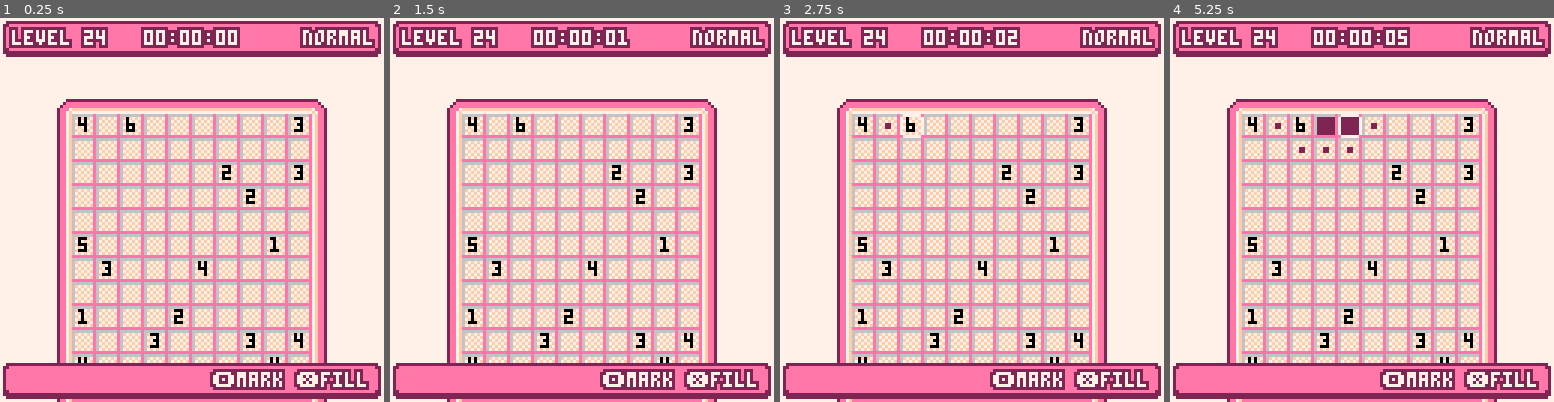
Above: before the commit, frames 1-4 (left to right).
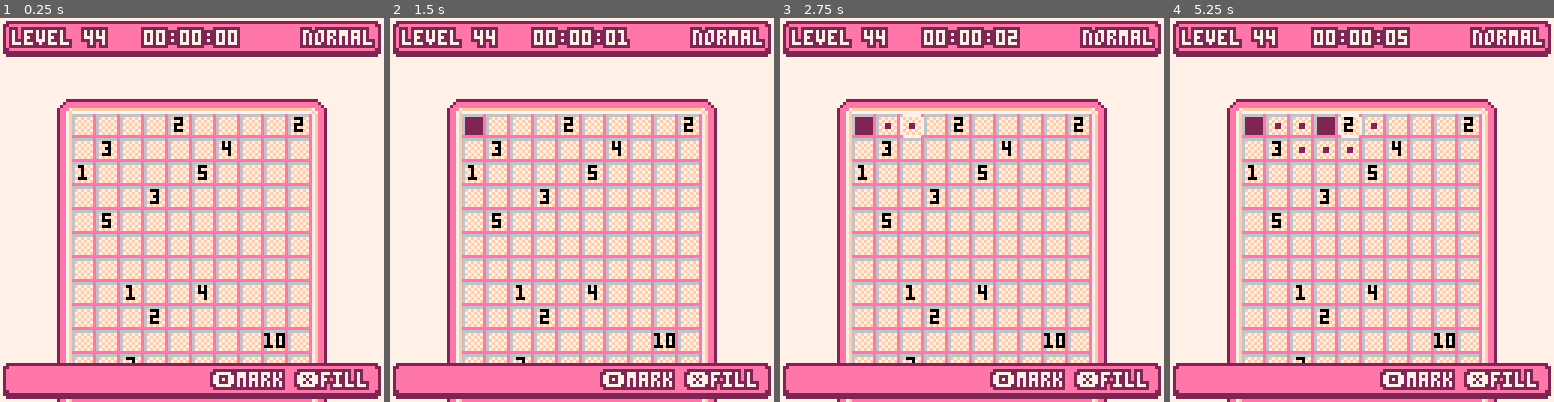
Above: after the commit, the same moments.

Repository: SagePtr/pico-nurikabe
Game: PICO-8 cartridge nurikabe.p8
The game is run twice, just before and just after one commit, with the same random seed, the same clock (stepped at 60 frames per second) and the same inputs.
Inputs:
- Up to frame 1 (0.25 s): no input
- Up to frame 2 (1.5 s): tap X (X key) at 0.33, 1.07 s; tap O (Z key) at 0.7 s
- Up to frame 3 (2.75 s): hold Right 1.6-2.1 s; tap O (Z key) at 1.7, 2.1, 2.5 s; tap X (X key) at 1.85 s; hold Up 2.15-2.42 s; hold Right from 2.47 s (still down)
- Up to frame 4 (5.25 s): tap O (Z key) every 0.4 s from 2.9 to 4.9 s; tap X (X key) at 2.97, 4.08, 5.2 s; release Right at 3.03 s; hold Left 3.08-3.58 s; hold Down 3.63-3.97 s; hold Right 4.02-4.68 s; hold Up 4.73-5.03 s; hold Left from 5.08 s (still down)

The runs differ from the first frame. In frame 1, 1.7% of the frame differs, in the area x 20-79%, y 3-90%; in frame 2, 1.9%; in frame 3, 1.9%; in frame 4, 2.0%, in the area x 19-79%, y 3-90%.

Commit message:
More levels

Diff:
--- a/nurikabe.p8
+++ b/nurikabe.p8
@@ -322,6 +322,147 @@
     width = 10,
     height = 18,
     islands = {0, 4, 1, 6, 6, 3, 16, 2, 2, 3, 7, 2, 12, 5, 7, 1, 2, 3, 3, 4, 14, 1, 3, 2, 8, 3, 3, 3, 1, 4, 0, 4, 7, 4, 3, 2, 12, 3, 6, 3, 1, 4, 14, 2, 0, 4, 7, 3, 5, 1, 7, 1, 5, 4},
+    solution = {}
+  },
+  {
+    diff = diff_normal,
+    width = 10,
+    height = 18,
+    islands = {6, 4, 2, 4, 1, 4, 5, 4, 4, 4, 1, 4, 5, 4, 21, 4, 5, 4, 15, 4, 10, 4, 13, 4, 3, 4, 6, 4, 3, 4, 2, 4, 12, 4, 30, 4, 4, 4, 5, 4, 5, 4},
+    solution = {}
+  },
+  {
+    diff = diff_normal,
+    width = 10,
+    height = 18,
+    islands = {10, 3, 2, 3, 5, 4, 2, 2, 12, 2, 1, 4, 1, 3, 13, 3, 6, 4, 12, 5, 11, 4, 2, 3, 1, 4, 6, 4, 3, 3, 14, 2, 6, 2, 15, 3, 3, 3, 4, 2, 5, 2, 1, 3, 13, 5, 1, 3, 4, 3},
+    solution = {}
+  },
+  {
+    diff = diff_normal,
+    width = 10,
+    height = 18,
+    islands = {2, 4, 5, 1, 2, 4, 22, 3, 4, 2, 7, 7, 2, 3, 10, 2, 2, 7, 12, 2, 17, 1, 4, 3, 2, 3, 3, 1, 3, 2, 2, 5, 4, 5, 15, 2, 3, 2, 2, 5, 17, 3, 2, 2, 13, 3, 1, 5},
+    solution = {}
+  },
+  {
+    diff = diff_normal,
+    width = 10,
+    height = 18,
+    islands = {24, 4, 1, 2, 6, 5, 3, 4, 3, 1, 3, 1, 3, 1, 3, 5, 3, 5, 2, 6, 3, 2, 1, 3, 38, 4, 7, 1, 3, 3, 2, 4, 4, 3, 7, 3, 3, 3, 7, 14, 17, 3},
+    solution = {}
+  },
+  {
+    diff = diff_normal,
+    width = 10,
+    height = 18,
+    islands = {10, 4, 5, 4, 13, 1, 5, 4, 13, 4, 5, 7, 5, 4, 5, 2, 4, 3, 5, 3, 5, 3, 8, 2, 5, 4, 5, 1, 4, 8, 5, 3, 5, 1, 5, 1, 13, 5, 5, 4, 13, 4, 5, 4},
+    solution = {}
+  },
+  {
+    diff = diff_normal,
+    width = 10,
+    height = 18,
+    islands = {1, 3, 12, 10, 19, 2, 10, 1, 6, 6, 6, 7, 0, 5, 16, 3, 4, 2, 10, 10, 2, 4, 5, 9, 4, 5, 15, 3, 19, 2, 8, 4, 26, 6},
+    solution = {}
+  },
+  {
+    diff = diff_normal,
+    width = 10,
+    height = 18,
+    islands = {2, 7, 4, 2, 5, 3, 4, 1, 3, 2, 4, 5, 34, 4, 2, 4, 2, 3, 4, 2, 2, 1, 2, 5, 12, 2, 4, 2, 3, 7, 4, 3, 5, 6, 4, 2, 34, 2, 2, 3, 2, 4, 4, 7, 2, 2, 2, 2},
+    solution = {}
+  },
+  {
+    diff = diff_normal,
+    width = 10,
+    height = 18,
+    islands = {10, 8, 7, 1, 2, 4, 5, 2, 14, 4, 5, 2, 4, 1, 2, 4, 2, 4, 5, 4, 18, 4, 10, 5, 18, 3, 5, 7, 2, 5, 2, 2, 4, 1, 5, 3, 14, 3, 5, 5, 2, 4, 7, 2},
+    solution = {}
+  },
+  {
+    diff = diff_normal,
+    width = 10,
+    height = 18,
+    islands = {
+      3, 4, 2, 5, 5, 2, 14, 4, 1, 3, 2, 3, 12, 2, 5, 5, 2, 4, 5, 4, 5, 3, 1, 5, 42, 4, 1, 5, 10, 2, 4, 2, 6, 2, 4, 3, 14, 3, 5, 2, 5, 4, 8, 5},
+    solution = {}
+  },
+  {
+    diff = diff_normal,
+    width = 10,
+    height = 18,
+    islands = {2, 9, 4, 3, 1, 2, 3, 5, 11, 1, 10, 4, 5, 3, 1, 5, 22, 2, 7, 4, 4, 1, 7, 3, 2, 3, 7, 4, 4, 2, 7, 2, 22, 4, 1, 4, 5, 4, 10, 3, 11, 2, 3, 6, 1, 2, 4, 3},
+    solution = {}
+  },
+  {
+    diff = diff_normal,
+    width = 10,
+    height = 18,
+    islands = {3, 5, 6, 4, 4, 4, 13, 5, 0, 7, 6, 5, 5, 4, 11, 1, 17, 3, 5, 5, 22, 3, 4, 7, 6, 2, 11, 5, 11, 1, 1, 6, 1, 2, 2, 2, 5, 4, 7, 3, 17, 4},
+    solution = {}
+  },
+  {
+    diff = diff_normal,
+    width = 10,
+    height = 18,
+    islands = {1, 3, 2, 3, 3, 3, 3, 3, 12, 2, 17, 3, 5, 2, 10, 4, 4, 3, 1, 6, 8, 1, 3, 3, 1, 3, 14, 4, 1, 1, 3, 4, 8, 2, 1, 5, 4, 4, 10, 1, 5, 3, 17, 3, 12, 2, 3, 4, 3, 4, 2, 6},
+    solution = {}
+  },
+  {
+    diff = diff_normal,
+    width = 10,
+    height = 18,
+    islands = {1, 4, 10, 5, 6, 7, 16, 5, 5, 6, 22, 6, 7, 2, 6, 3, 18, 2, 2, 8, 11, 2, 15, 3, 4, 12, 3, 11, 10, 3, 4, 1, 13, 3, 1, 3},
+    solution = {}
+  },
+  {
+    diff = diff_normal,
+    width = 10,
+    height = 18,
+    islands = {3, 6, 5, 4, 1, 5, 20, 11, 8, 5, 1, 4, 29, 3, 5, 2, 6, 3, 8, 3, 18, 7, 8, 5, 4, 2, 7, 1, 3, 4, 11, 3, 1, 5, 5, 13},
+    solution = {}
+  },
+  {
+    diff = diff_normal,
+    width = 10,
+    height = 18,
+    islands = {4, 4, 1, 4, 14, 4, 5, 1, 1, 3, 4, 5, 5, 3,15, 1, 2, 4, 7, 7, 15, 4, 15, 4, 5, 4, 10, 2, 4, 7, 10, 7, 14, 4, 5, 3, 2, 4, 7, 6, 7, 2},
+    solution = {}
+  },
+  {
+    diff = diff_normal,
+    width = 10,
+    height = 18,
+    islands = {0, 3, 8, 6, 2, 3, 16, 4, 3, 3, 14, 3, 5, 8, 5, 3, 5, 2, 12, 4, 0, 1, 3, 2, 10, 7, 3, 4, 0, 2, 12, 2, 5, 5, 5, 1, 5, 4, 14, 3, 3, 2, 16, 6, 2, 1, 8, 3},
+    solution = {}
+  },
+  {
+    diff = diff_normal,
+    width = 10,
+    height = 18,
+    islands = {0, 4,4, 5, 6, 1, 4, 1, 6, 1, 4, 2, 13, 3, 4, 4, 1, 2, 4, 6, 6, 1, 4, 1, 11, 3, 1, 4, 16, 1, 1, 5, 11, 3, 4, 5, 6, 3, 4, 4, 1, 4, 4, 3, 13, 2, 4, 2, 6, 2, 4, 1, 6, 2, 4, 2},
+    solution = {}
+  },
+  {
+    diff = diff_normal,
+    width = 10,
+    height = 18,
+    islands = {4, 5, 7, 4, 11, 2, 1, 3, 5, 2, 6, 4, 0, 3, 5, 1, 7, 4, 4, 2, 0, 3, 13, 4, 2, 3, 2, 3, 1, 2, 14, 4, 15, 3, 1, 3, 11, 3, 1, 4, 12, 5, 1, 2, 20, 2, 1, 5, 2, 2, 1, 4},
+    solution = {}
+  },
+  {
+    diff = diff_normal,
+    width = 10,
+    height = 18,
+    islands = {12, 7, 1, 1, 3, 5, 6, 3, 5, 4, 7, 2, 6, 2, 5, 2, 10, 1, 4, 3, 3, 2, 4, 3, 1, 2, 13, 1, 15, 6, 4, 7, 1, 8, 14, 1, 1, 6, 3, 2, 2, 8, 11, 1, 13, 4},
+    solution = {}
+  },
+  {
+    diff = diff_normal,
+    width = 10,
+    height = 18,
+    islands = {4, 2, 4, 2, 1, 3, 4, 4, 3, 1, 4, 5, 7, 3, 7, 5, 30, 1, 2, 4, 7, 2, 14, 10, 3, 3, 15, 2, 2, 2, 3, 4, 3, 4, 4, 4, 6, 2, 3, 6, 6, 1, 10, 3, 6, 3, 5, 4},
     solution = {}
   }
 }
